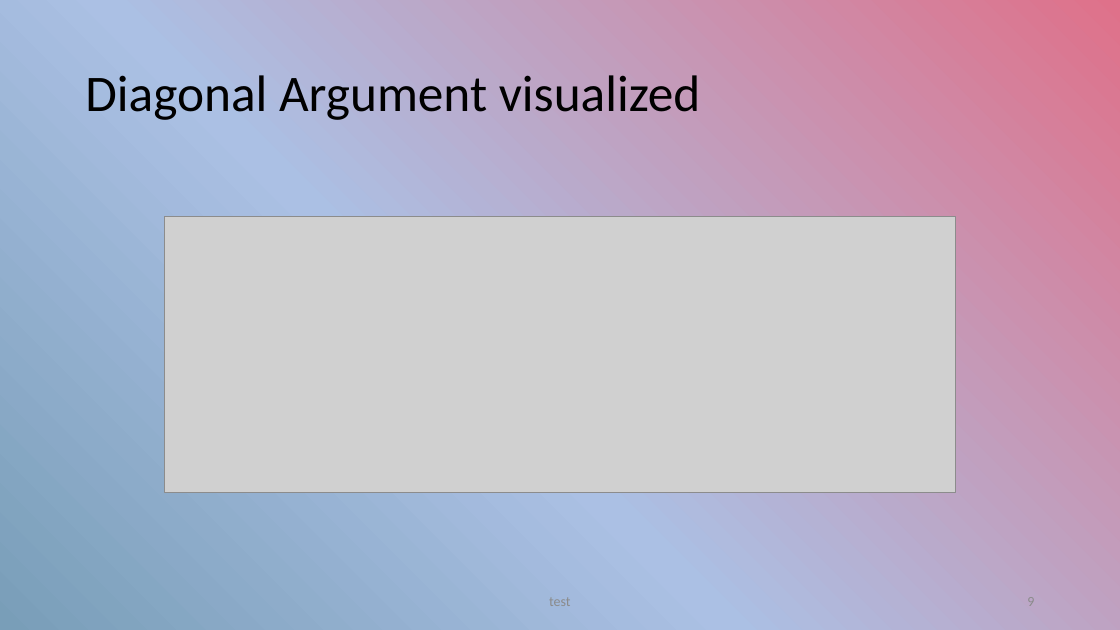
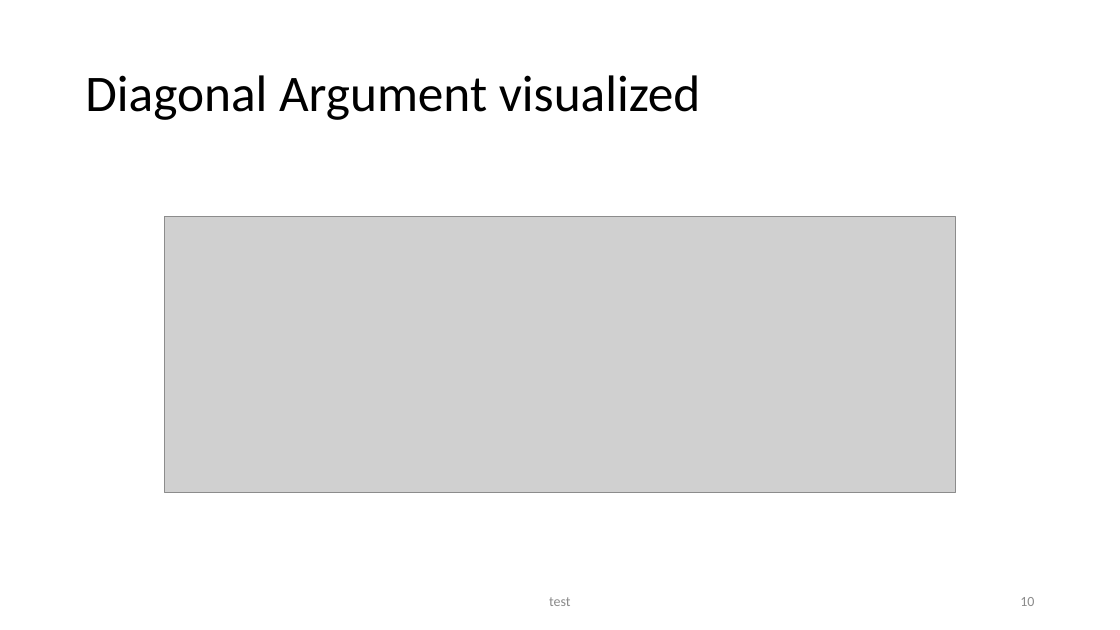
Before and after one commit to seanwestfall/algorithm_w_presentation, a slide deck: slide 9 of Presentation1.pptx (slide 8 before the commit). Drawn at 1120x630 pixels with LibreOffice and Linux fonts; fonts in the diff are those of the drawing; grey boxes stand for pictures. Boxes give left, top, right and bottom in pixels: in the first picture for what was removed or moved away, otherwise in the second. Text is boxed around its words. In the diff, an @@ line names an element or a change of style, - is before the commit and + after.

Commit message:
Updated the background and the about slide

```diff
--- a/Presentation1.pptx
+++ b/Presentation1.pptx
@@ background gradient #799EB8 to #ABC0E4 to #DF718A to #FFFFFF @@
@@ page number at <box>1020,597,1034,606</box>: text changed @@
-9
+10
```
Also in this commit, not shown: 7 other slides changed, 1 slide added.
